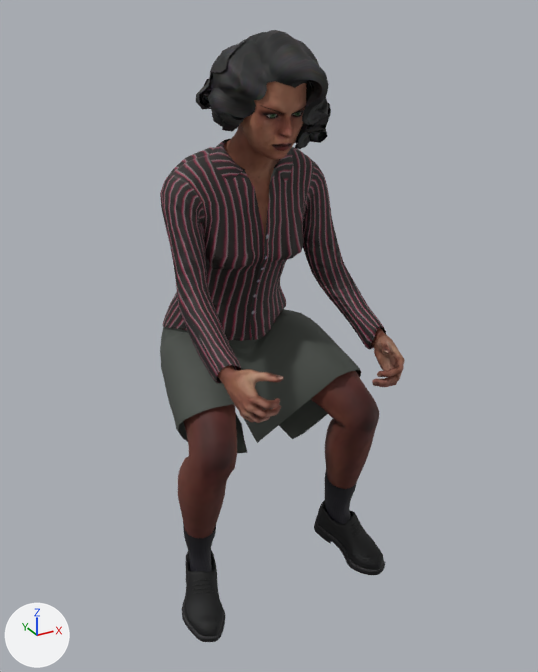
The glTF model assets/personaggi/realistici/sella-media/donna-03.glb, before and after one commit.
The view is the same before and after, from a 50 mm camera at (-0.772, -1.656, 1.382) aimed at (0.01, -0.236, 0.672). The lights are fixed; the arrows at lower left show +X, +Y and +Z. The picture after the commit comes second. Vertices at exactly the same position are counted once.

In view in the first picture: 'Human', 'Human.elvs_wavy_bob', 'Human.female_elegantsuit01', 'Human.shoes03' and 1 more.
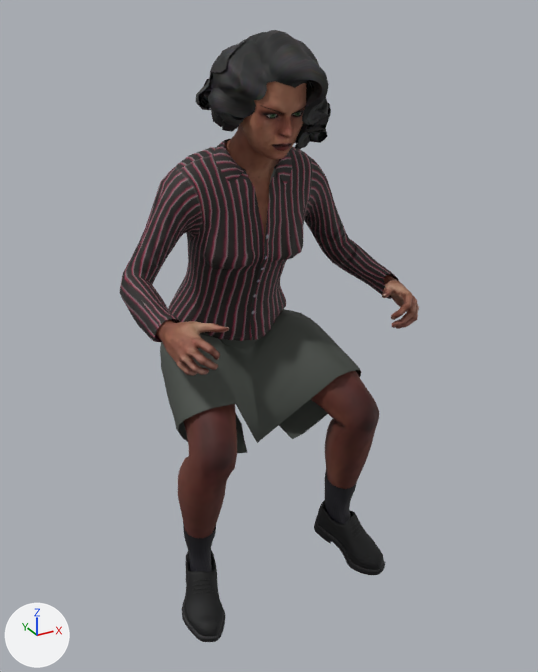
Edits to the scene script, one JSON object a line:
```json
{"block": "me_base_007", "where": "# used by ob_human; location = (0.0, 0.0, -0.221)"}
{"op": "remove", "block": "me_base_007", "code": "me_base_007.from_pydata(...)  # 8705 vertices, 17218 faces; spans x -0.262..0.262, y -0.543..-0.119, z 0.421..1.542"}
{"op": "add", "block": "me_base_007", "code": "me_base_007.from_pydata(...)  # 8705 vertices, 17218 faces; spans x -0.307..0.307, y -0.46..-0.119, z 0.421..1.542"}
{"block": "me_base_007", "change": "me_base_007 part 1: the loose piece of 1709 vertices spanning x -0.211..-0.113, y -0.543..-0.357, z 0.841..0.968 is multiplied about its middle by the matrix ((0.89, -0.221, 0.4), (0.088, 0.942, 0.324), (-0.448, -0.253, 0.857)), then moved by (-0.096, 0.08, 0.082)"}
{"block": "me_base_007", "change": "me_base_007 part 2: the loose piece of 1709 vertices spanning x 0.113..0.211, y -0.543..-0.357, z 0.841..0.968 is multiplied about its middle by the matrix ((0.89, 0.221, -0.4), (-0.088, 0.942, 0.324), (0.448, -0.253, 0.857)), then moved by (0.096, 0.08, 0.082)"}
{"block": "me_base_007", "change": "other edits to the shape of me_base_007 do not show in these pictures"}
{"block": "me_female_elegantsuit01", "where": "# used by ob_human_female_elegantsuit01; location = (0.0, 0.0, -0.221)"}
{"op": "remove", "block": "me_female_elegantsuit01", "code": "me_female_elegantsuit01.from_pydata(...)  # 2205 vertices, 4192 faces; spans x -0.249..0.248, y -0.441..0.085, z 0.576..1.344"}
{"op": "add", "block": "me_female_elegantsuit01", "code": "me_female_elegantsuit01.from_pydata(...)  # 2205 vertices, 4192 faces; spans x -0.318..0.312, y -0.35..0.085, z 0.576..1.344"}
{"block": "me_female_elegantsuit01", "change": "me_female_elegantsuit01 part 3: 1146 of 2205 vertices moved; they spanned x -0.217..0.215, y -0.441..-0.045, z 0.89..1.341 and now span x -0.318..0.312, y -0.35..-0.044, z 0.97..1.341; mean shift (0.0, 0.043, 0.023); largest move (-0.207, -0.405, 0.898) -> (-0.31, -0.334, 0.99)"}
```

Boxes [x1, y1, x2, y2] around the edits, measured in the pictures (538 x 672 px; the box of a moved part takes in the faces that stretch with it):
```json
{"object": "Human.female_elegantsuit01", "change": "reshaped", "before": [160, 139, 386, 454], "after": [119, 139, 399, 454], "on screen": "24% wider"}
{"object": "Human", "change": "reshaped", "before": [178, 81, 405, 538], "after": [156, 81, 419, 538], "on screen": "16% wider"}
{"part": 1, "of": "me_base_007", "change": "moved or reshaped", "before": [218, 365, 284, 423], "after": [156, 319, 230, 376]}
{"part": 2, "of": "me_base_007", "change": "moved or reshaped", "before": [371, 328, 405, 387], "after": [382, 274, 419, 329]}
{"part": 3, "of": "me_female_elegantsuit01", "change": "moved or reshaped", "before": [160, 140, 386, 383], "after": [119, 140, 399, 342]}
```
